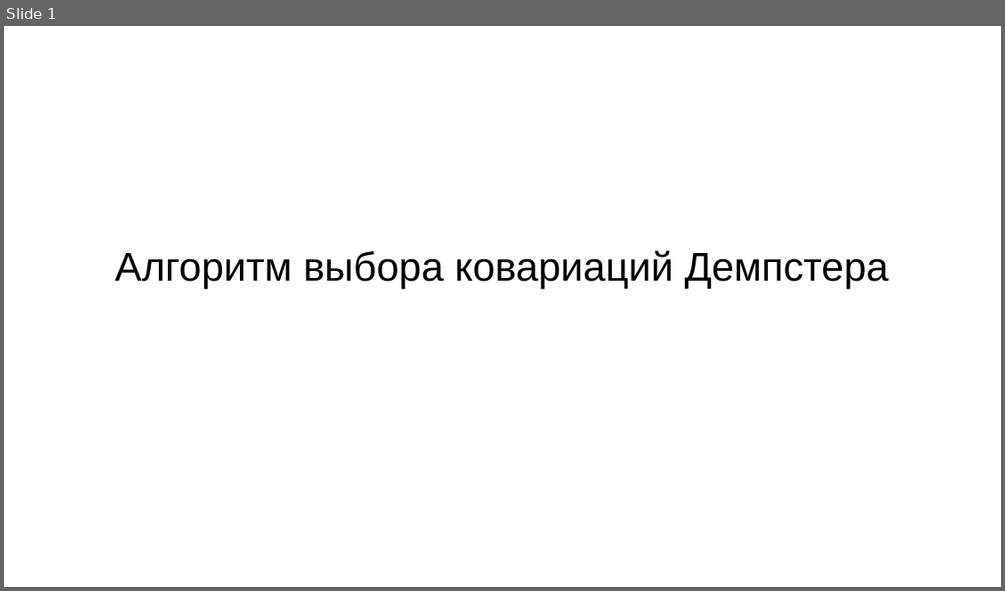
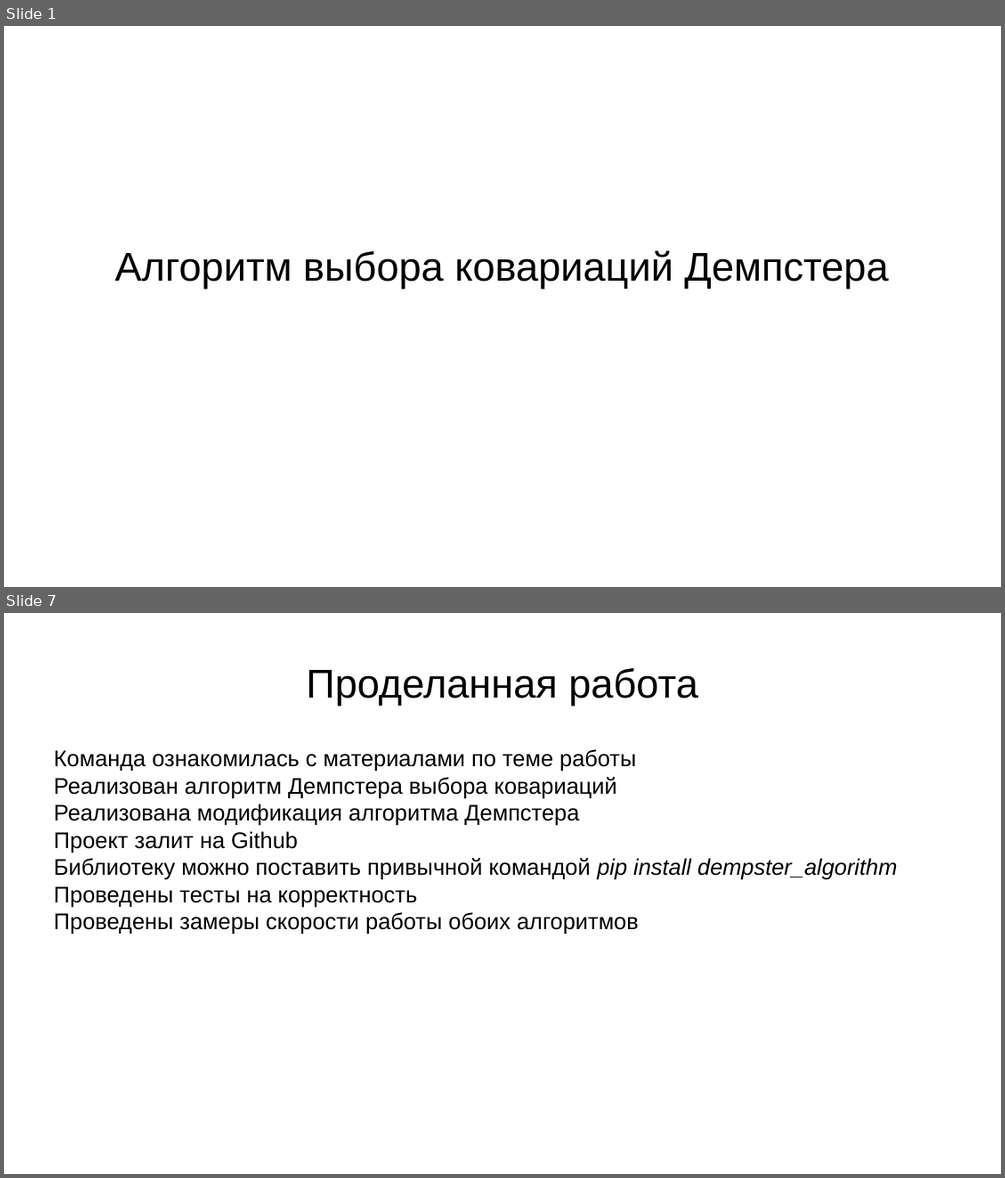
Before and after one commit to Apollon76/dempster_algorithm, a slide deck: Презентация.pptx. Shown one above the other, each under a label of ours: slide 1 before the commit, slides 1 and 7 after it; the slides between them are not shown. The pictures are 1005x591 and 1005x1178 pixels, drawn with LibreOffice and Linux fonts; fonts in the diff are those of the drawing. Boxes give left, top, right and bottom in pixels: in the first picture for what was removed or moved away, otherwise in the second. Text is boxed around its words. In the diff, an @@ line names an element or a change of style, - is before the commit and + after.

```diff
--- a/Презентация.pptx
+++ b/Презентация.pptx
@@ slide 7 added at (x1=4, y1=613, x2=1001, y2=1174), background #FFFFFF @@
@@ text added at (x1=306, y1=668, x2=698, y2=706), 32 pt, text #000000 @@
+Проделанная работа
@@ text added at (x1=54, y1=749, x2=897, y2=934), 18 pt, text #000000 @@
+Команда ознакомилась с материалами по теме работы
+Реализован алгоритм Демпстера выбора ковариаций
+Реализована модификация алгоритма Демпстера
+Проект залит на Github
+Библиотеку можно поставить привычной командой pip install dempster_algorithm
+Проведены тесты на корректность
+Проведены замеры скорости работы обоих алгоритмов
```
Also in this commit, not shown: 4 slides changed, 3 slides removed.
